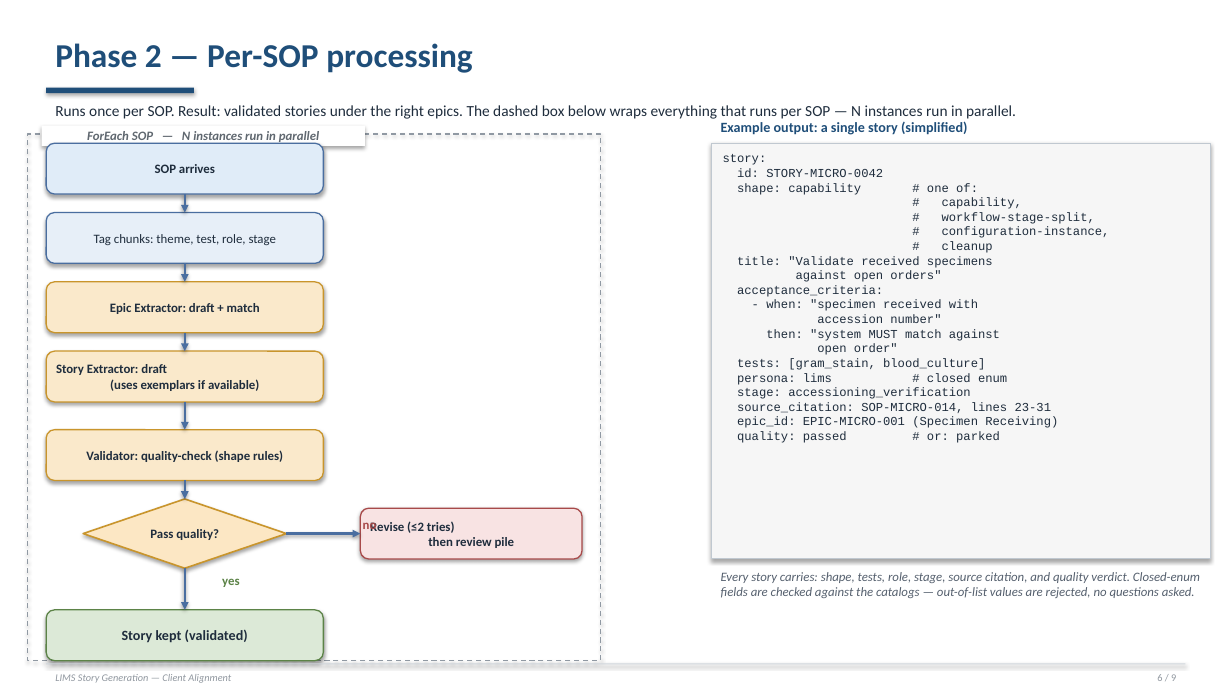
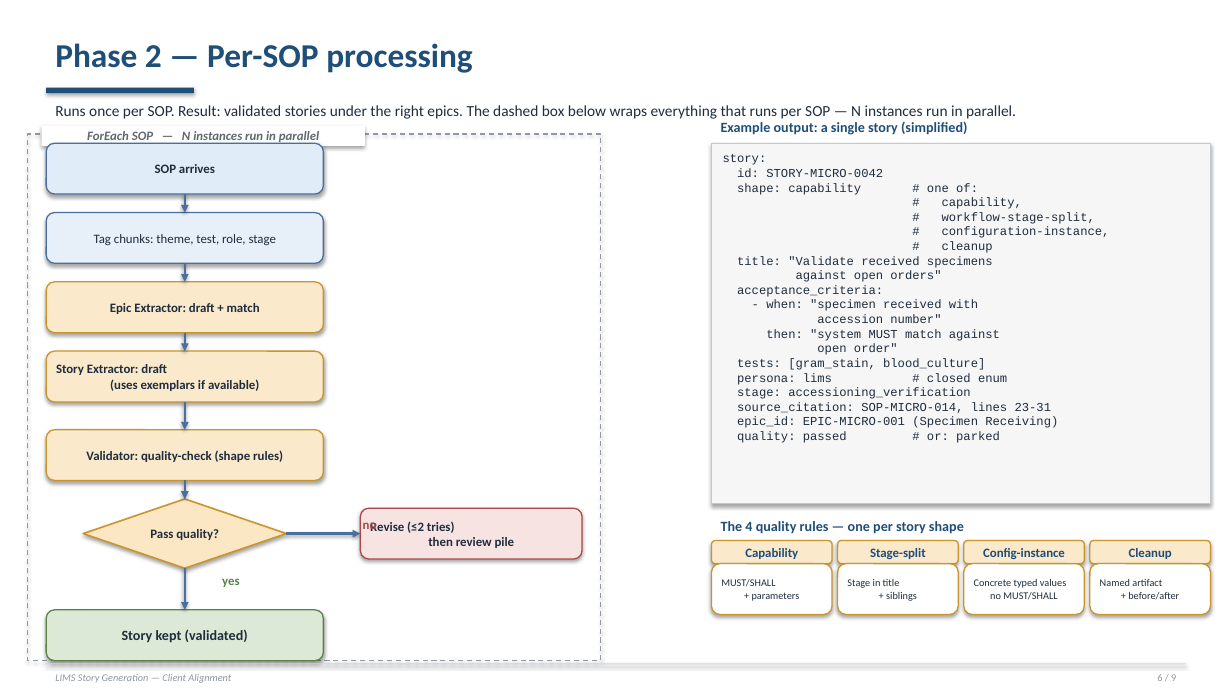
Before and after one commit to Rajneesh-Tiwari/LabReq_agent, a slide deck: slide 6 of client_alignment_deck.pptx. Drawn at 1232x693 pixels with LibreOffice and Linux fonts; fonts in the diff are those of the drawing. Boxes give left, top, right and bottom in pixels: in the first picture for what was removed or moved away, otherwise in the second. Text is boxed around its words. In the diff, an @@ line names an element or a change of style, - is before the commit and + after.

```diff
--- a/client_alignment_deck.pptx
+++ b/client_alignment_deck.pptx
@@ rectangle "story:": place and size @@
-rectangle "story:" at [712, 143, 1211, 559]
+rectangle "story:" at [712, 143, 1211, 504]
@@ text at [721, 521, 964, 534]: text changed; size 10 to 11 pt; text colour #55606E to #1F4E79; bold on; italic off @@
-Every story carries: shape, tests, role, stage, source citation, and quality verdict. Closed-enum fields are checked against the catalogs — out-of-list values are rejected, no questions asked.
+The 4 quality rules — one per story shape
@@ rounded rectangle added at [712, 541, 832, 564], fill #FAE9CB, outline #C9952C 1 pt, 10 pt, text #1F4E79, bold @@
+Capability
@@ rounded rectangle added at [712, 564, 832, 615], fill #FFFFFF, outline #C9952C 1 pt, 8 pt, text #1F2D3D @@
+MUST/SHALL
++ parameters
@@ rounded rectangle added at [837, 541, 958, 564], fill #FAE9CB, outline #C9952C 1 pt, 10 pt, text #1F4E79, bold @@
+Stage-split
@@ rounded rectangle added at [837, 564, 958, 615], fill #FFFFFF, outline #C9952C 1 pt, 8 pt, text #1F2D3D @@
+Stage in title
++ siblings
@@ rounded rectangle added at [964, 541, 1084, 564], fill #FAE9CB, outline #C9952C 1 pt, 10 pt, text #1F4E79, bold @@
+Config-instance
@@ rounded rectangle added at [964, 564, 1084, 615], fill #FFFFFF, outline #C9952C 1 pt, 8 pt, text #1F2D3D @@
+Concrete typed values
+no MUST/SHALL
@@ rounded rectangle added at [1090, 541, 1210, 564], fill #FAE9CB, outline #C9952C 1 pt, 10 pt, text #1F4E79, bold @@
+Cleanup
@@ rounded rectangle added at [1090, 564, 1210, 615], fill #FFFFFF, outline #C9952C 1 pt, 8 pt, text #1F2D3D @@
+Named artifact
++ before/after
```
Also in this commit, not shown: 3 other slides changed, 1 other file.
